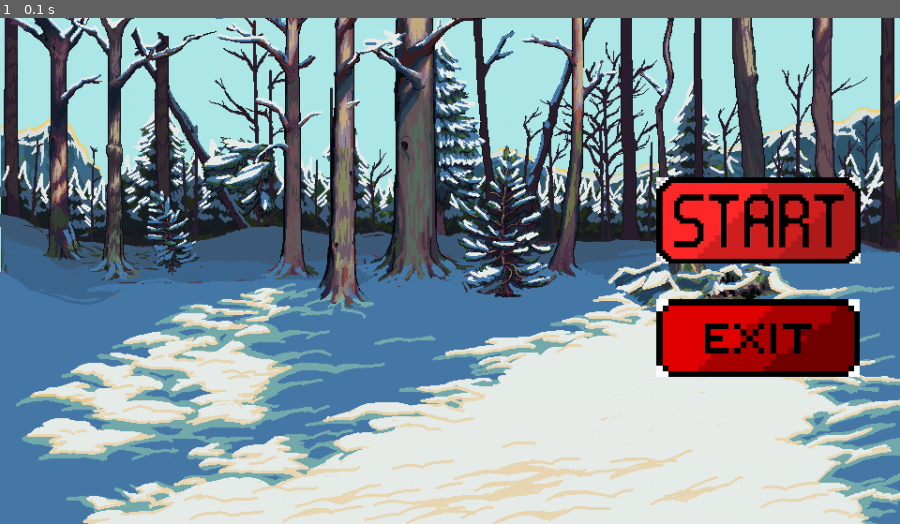
Above: before the commit, frame 1.
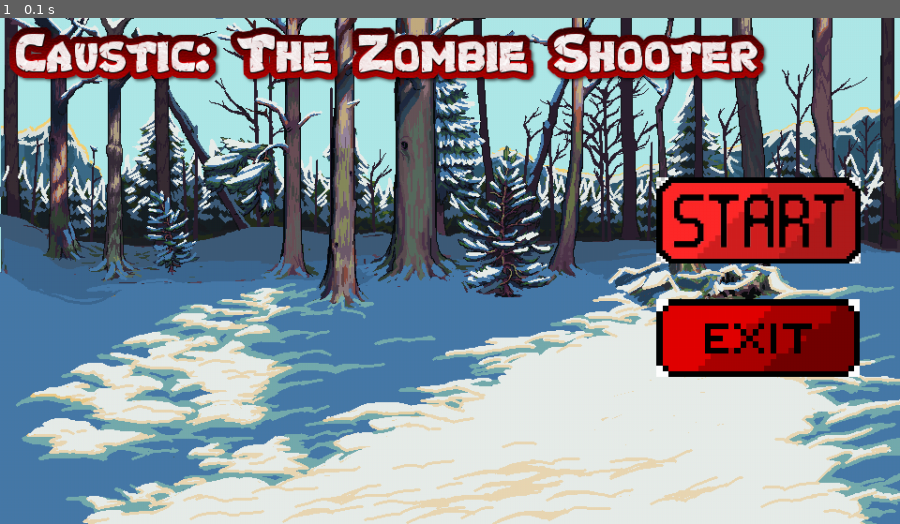
Above: after the commit, the same moment.

Repository: Summry/2515_pygame_project
Game: pygame game, started from game.py
Same seed, same stepped clock (60 frames per second), same inputs: the game is played once before the commit and once after it.
Inputs:
- Up to frame 1 (0.1 s): no input

The runs differ from the first frame. In frame 1, 7.1% of the frame differs, in the area x 1-86%, y 1-13%.

Commit message:
Made changes to the game, added a button component, and edited the welcome screen

Diff:
--- a/components/button.py
+++ b/components/button.py
@@ -1,7 +1,18 @@
 import pygame
 
+
 class Button:
+    """buttons for welcome and game over screen
+    """
     def __init__(self, image, x, y, scale) -> None:
+        """constructor for buttons
+
+        Args:
+            image (image): image surface
+            x (float): x-position
+            y (float): y-position
+            scale (float): scalor to scale image width and height
+        """
         w = image.get_width()
         h = image.get_height()
 
@@ -12,6 +23,14 @@
 
 
     def draw(self, surface):
+        """draw method for buttons
+
+        Args:
+            surface (surface): item surface to be drawn
+
+        Returns:
+            boolean: if button is clicked or not
+        """
         is_clicked = False
         mouse_pos = pygame.mouse.get_pos()
 
--- a/game.py
+++ b/game.py
@@ -1,5 +1,6 @@
 import pygame
-from screens import WelcomeScreen, GameScreen
+pygame.init()
+from screens import WelcomeScreen, GameScreen, GameOverScreen
 
 
 class Game:
@@ -11,20 +12,24 @@
 
     def run(self):
         """Main method, manages interaction between screens"""
-        pygame.display.set_caption("Zombie Shooter")
+        pygame.display.set_caption("Caustic: The Zombie Shooter")
 
 
         # These are the available screens
         screens = {
             "welcome": WelcomeScreen,
             "game": GameScreen,
-            # "game_over": GameOverScreen,
+            "game_over": GameOverScreen,
         }
 
         # Start the loop
         running = True
         current_screen = "welcome"
         while running:
+
+            # Play music
+            self.play_music(current_screen)
+
             # Obtain the screen class
             screen_class = screens.get(current_screen)
             if not screen_class:
@@ -42,7 +47,16 @@
             # Switch to the next screen
             current_screen = screen.next_screen
 
+    def play_music(self, screen):
+        if (screen):
+            pygame.mixer.music.load(f"audio/{screen}.mp3")
+            if (screen == "game"):
+                pygame.mixer.music.set_volume(0.08)
+            pygame.mixer.music.play(-1)
+        else:
+            pygame.mixer.music.stop()
+
 
 if __name__ == "__main__":
-    tilebreaker = Game()
-    tilebreaker.run()
+    zombieshooter = Game()
+    zombieshooter.run()
--- a/screens/welcomescreen.py
+++ b/screens/welcomescreen.py
@@ -1,18 +1,26 @@
-# (137, 207, 240)
 import pygame
 from .base import BaseScreen
 from components.button import Button
 
 
 class WelcomeScreen(BaseScreen):
+    """Welcome screen of the game
+
+    Args:
+        BaseScreen (Screen): base screen of the game
+    """
     def __init__(self, *args, **kwargs):
+        """constructor"""
         super().__init__(*args, **kwargs)
         self.sprites = pygame.sprite.Group()
         self.start = Button(pygame.image.load("images/red_start.jpg"), 700, 170, 0.3)
         self.exit = Button(pygame.image.load("images/red_exit.png"), 700, 300, 0.64)
-
+        self.title = pygame.image.load("images/title.png")
 
     def draw(self):
+        """drawing welcome screen's surfaces
+        """
+        self.window.blit(self.title, (0,0))
         self.start.draw(self.window)
         self.exit.draw(self.window)
 
@@ -20,11 +28,16 @@
         pass
 
     def manage_event(self, event):
-        print(event)
+        """manages the events in welcome screen
+
+        Args:
+            event (event): an event in pygame
+        """
         if self.start.draw(self.window):
-            # add click sound
+            button_sound = pygame.mixer.Sound("audio/button-click.mp3")
+            button_sound.set_volume(0.3)
+            button_sound.play()
             self.next_screen = "game"
             self.running = False
         if self.exit.draw(self.window):
-            # add click sound
             self.running = False
